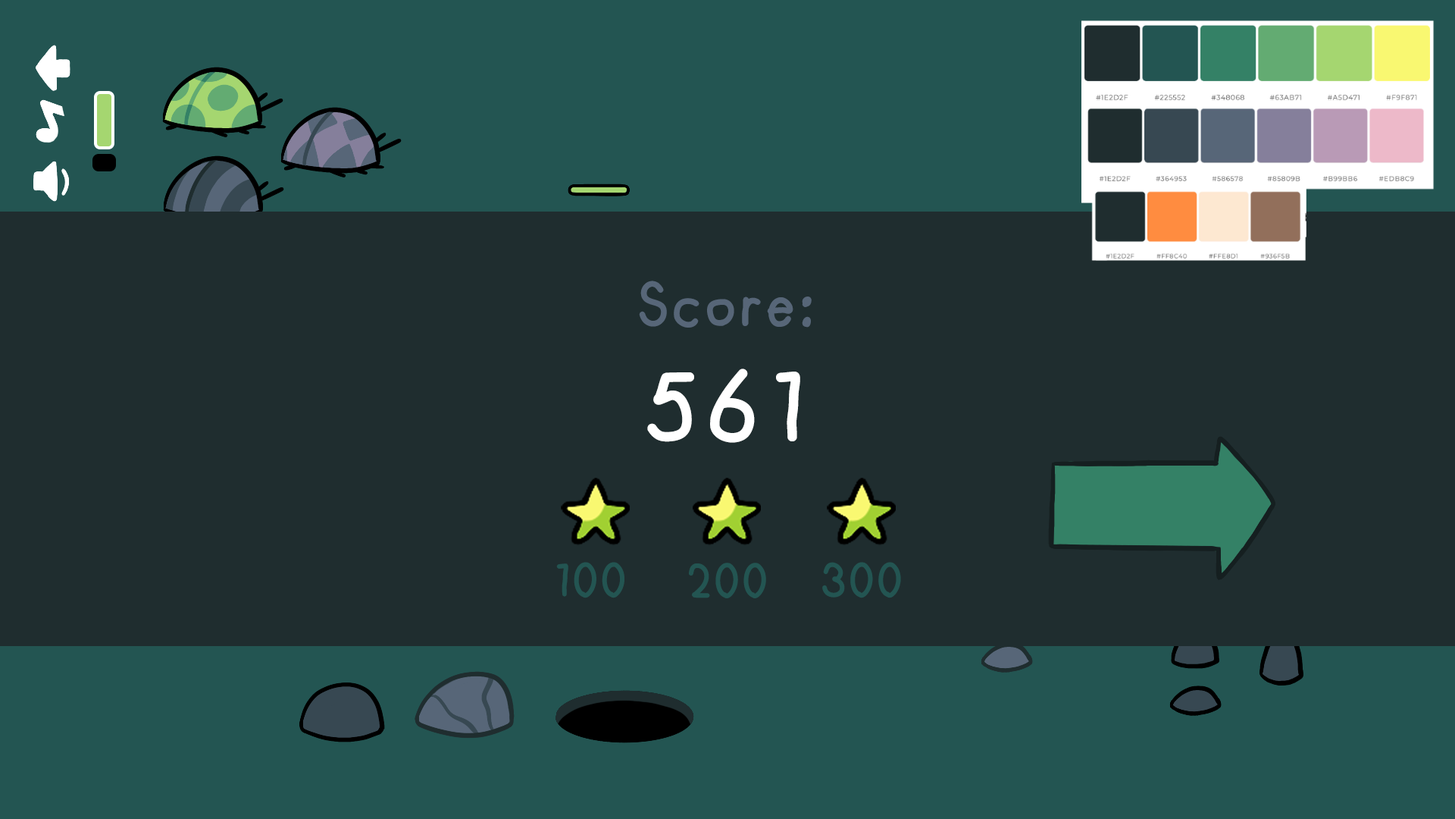
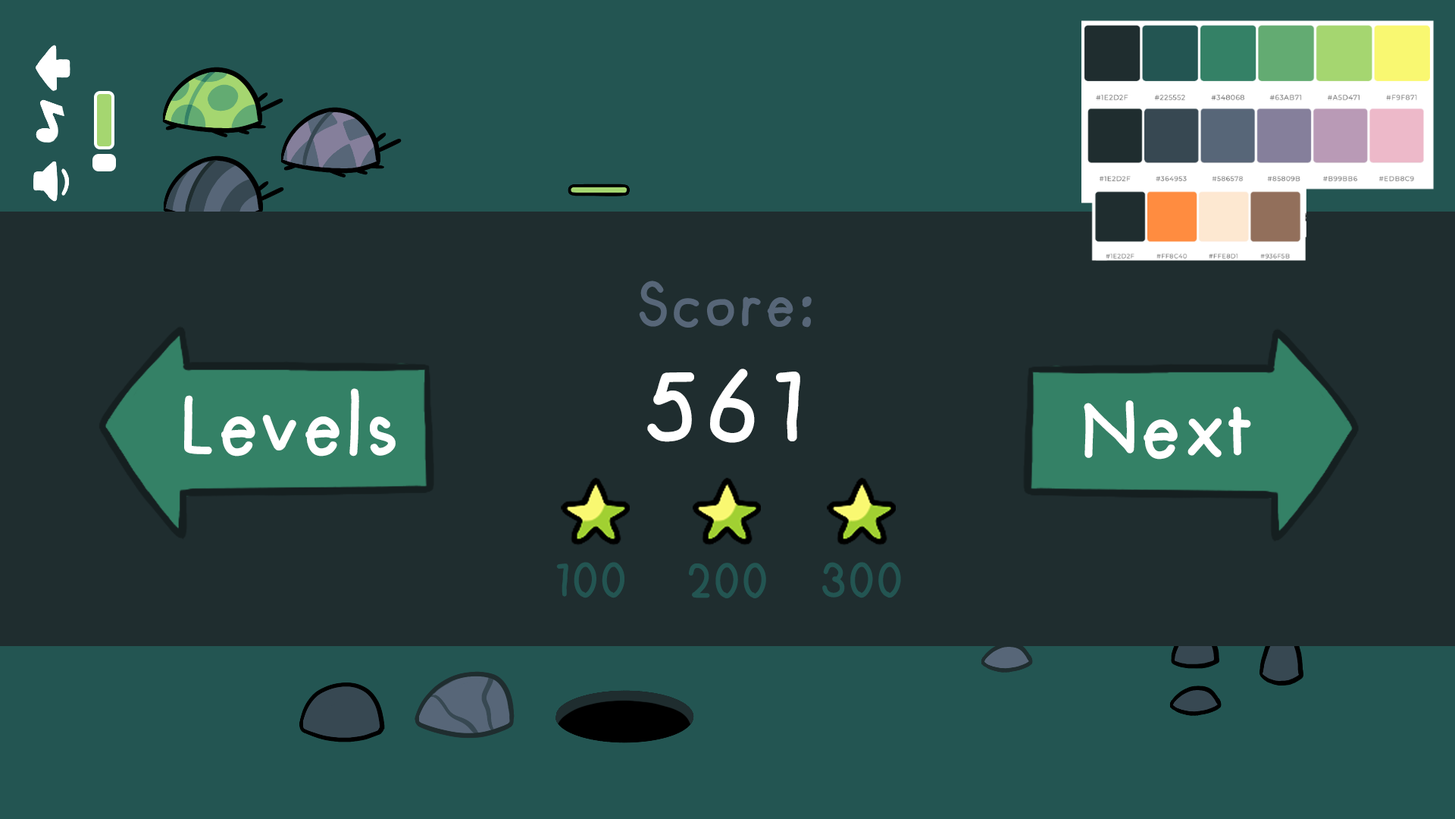
Layer changes from the first 1455px x 819px image to the second:
added group "backArrowButton" with 3 layers in group "WinScreen" over [98, 325, 435, 539]
added layer "Levels" in group "backArrowButton" over [184, 388, 396, 457]
added layer "Ebene 169" in group "backArrowButton" over [98, 325, 435, 539]
added layer "Ebene 168" in group "backArrowButton" over [102, 334, 431, 533]
added layer "Next" in group "arrowButton" over [1083, 400, 1252, 460]
painted on "Ebene 166" over [92, 153, 1360, 580]
removed layer "arrow" (1st of 2, in "GameScreen" › "WinScreen" › "arrowButton") from group "arrowButton" over [1048, 435, 1277, 580]
painted on "Ebene 167" over [92, 153, 1360, 580]
removed layer "Ebene 165" from group "arrowButton" over [1051, 441, 1274, 576]
painted on "sliderKnob" over [92, 153, 116, 172]
